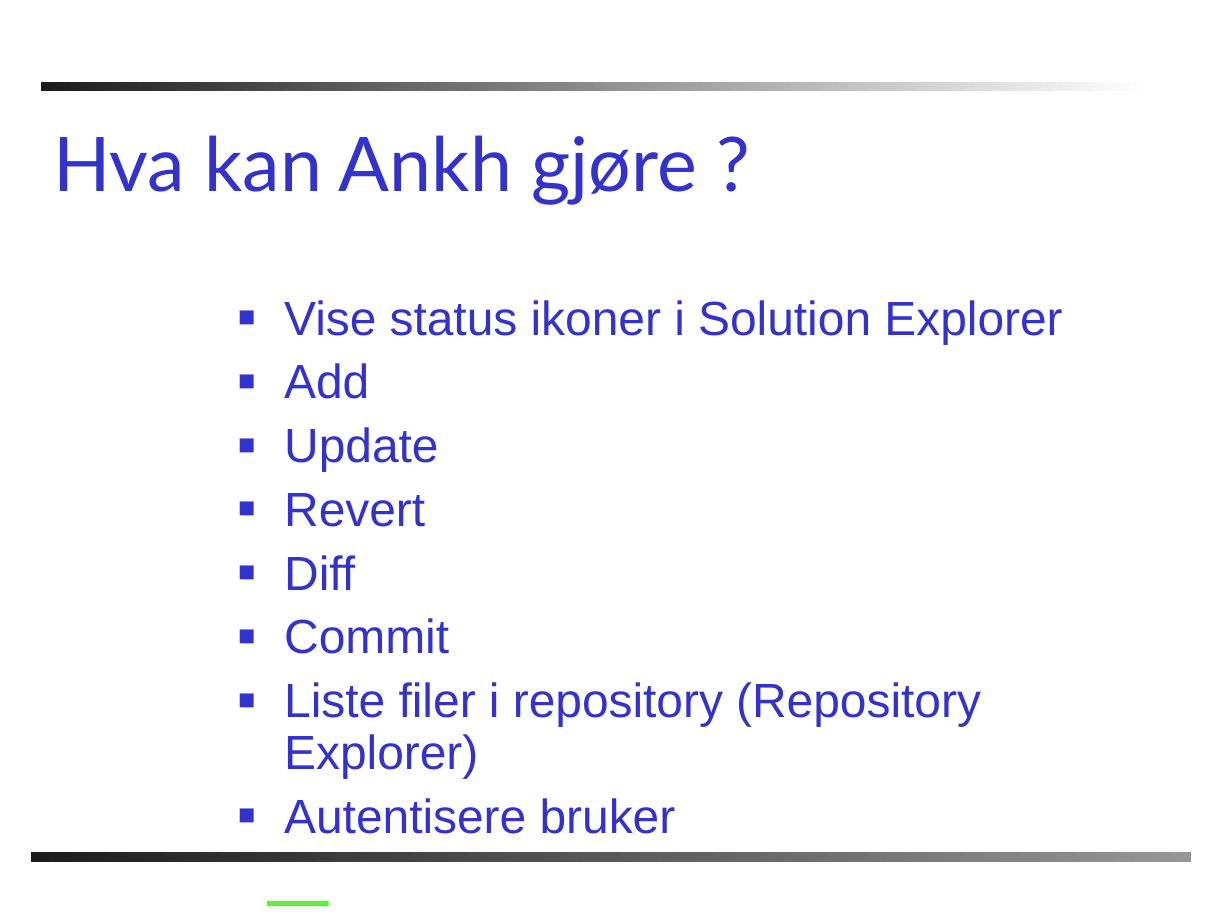
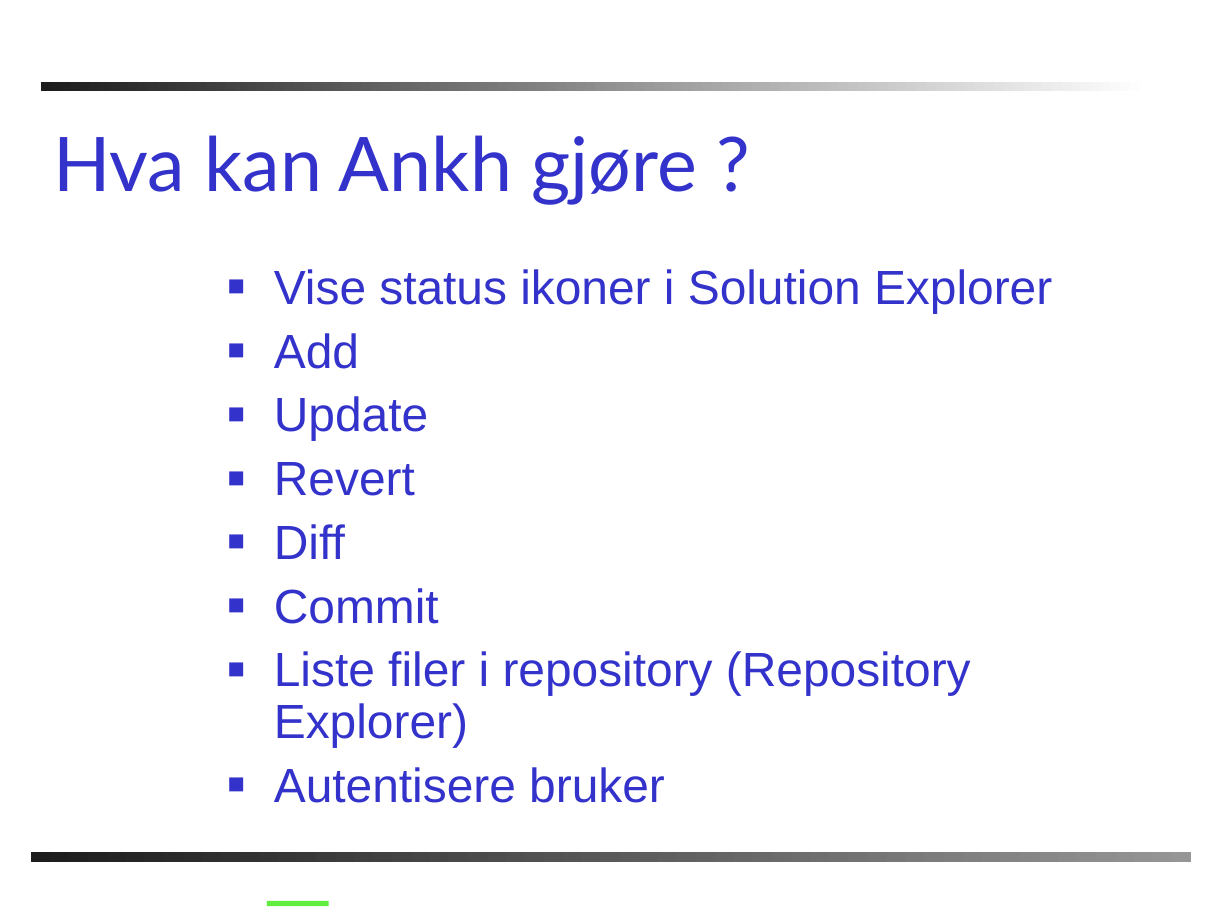
Before and after one commit to AnkhSVN/AnkhSVN, a slide deck: slide 10 of doc/powerpoint/Subversion_addin_for_VS.NET.ppt. Drawn at 1232x924 pixels with LibreOffice and Linux fonts; fonts in the diff are those of the drawing; background and template pictures are left out. Boxes give left, top, right and bottom in pixels: in the first picture for what was removed or moved away, otherwise in the second. Text is boxed around its words. In the diff, an @@ line names an element or a change of style, - is before the commit and + after.

```diff
--- a/doc/powerpoint/Subversion_addin_for_VS.NET.ppt
+++ b/doc/powerpoint/Subversion_addin_for_VS.NET.ppt
@@ text "Vise status ikoner i Solution ...": place and size @@
-text "Vise status ikoner i Solution ..." at <box>284,300,1062,834</box>
+text "Vise status ikoner i Solution ..." at <box>274,269,1052,803</box>
```
Also in this commit, not shown: 5 other slides changed, 1 slide added.
